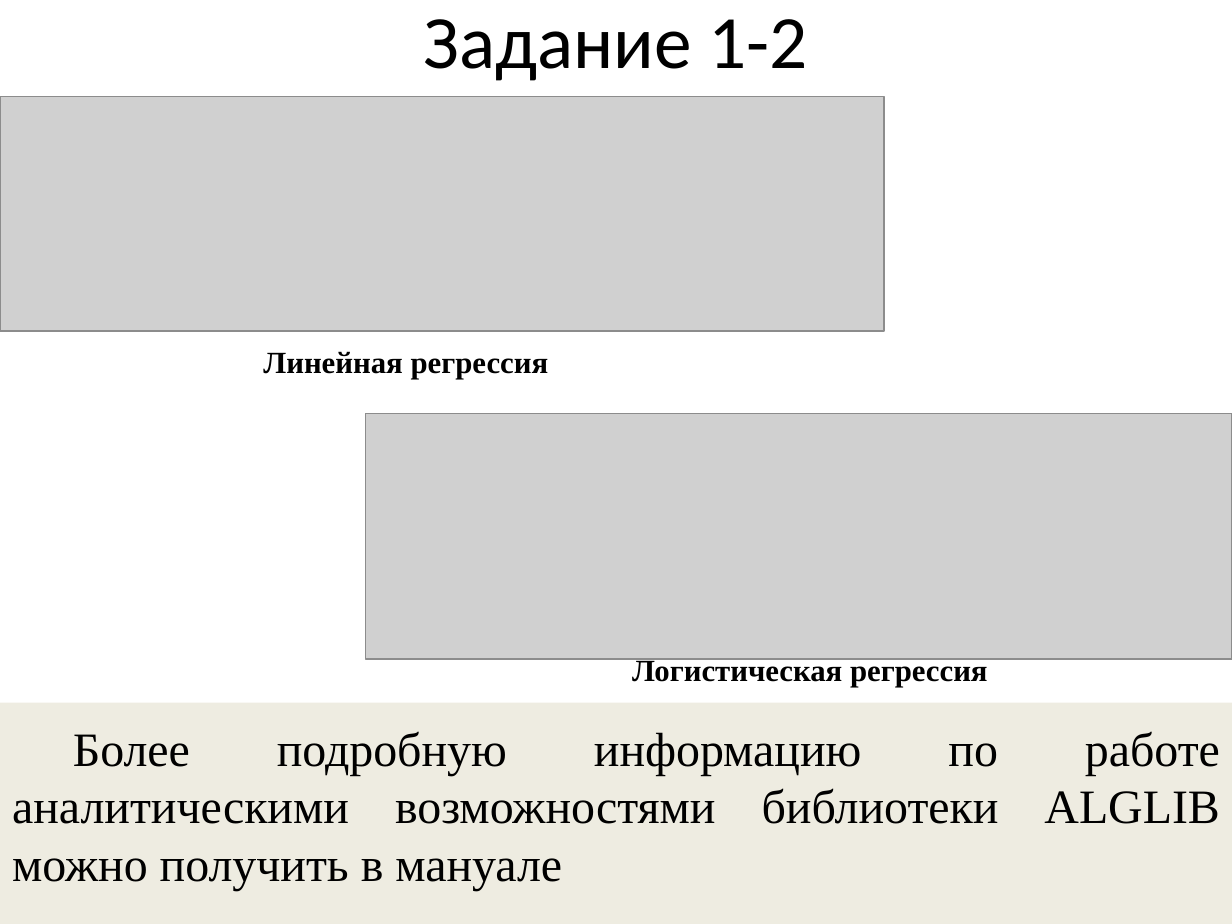
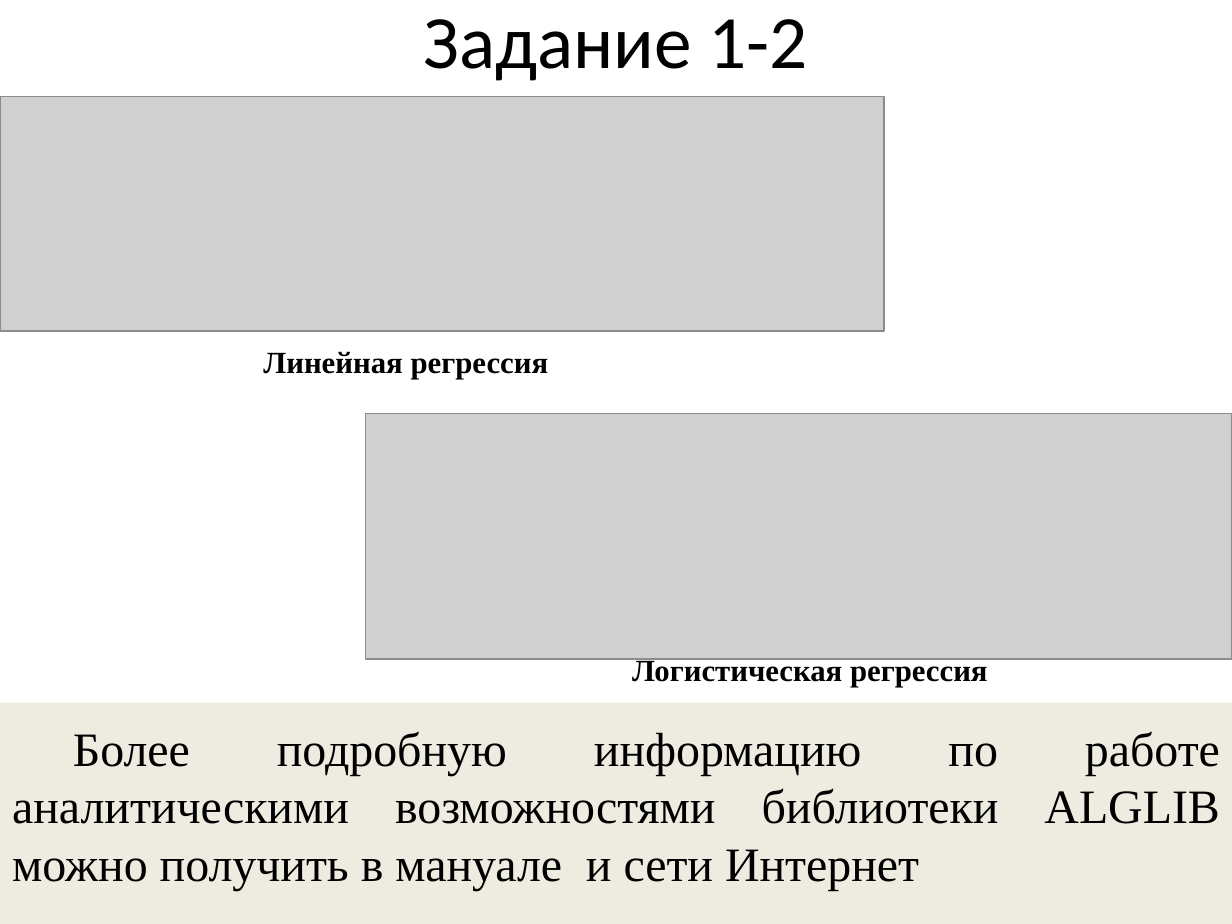
Before and after one commit to mbdatateach/site, a slide deck: slide 3 of u_sharp/7 Аналитика.pptx. Drawn at 1232x924 pixels with LibreOffice and Linux fonts; fonts in the diff are those of the drawing; grey boxes stand for pictures. Boxes give left, top, right and bottom in pixels: in the first picture for what was removed or moved away, otherwise in the second. Text is boxed around its words. In the diff, an @@ line names an element or a change of style, - is before the commit and + after.

```diff
--- a/u_sharp/7 Аналитика.pptx
+++ b/u_sharp/7 Аналитика.pptx
@@ text at bbox=[12, 731, 1220, 891]: text changed @@
-Более подробную информацию по работе аналитическими возможностями библиотеки ALGLIB можно получить в мануале
+Более подробную информацию по работе аналитическими возможностями библиотеки ALGLIB можно получить в мануале и сети Интернет
```
Also in this commit, not shown: 7 other files.
